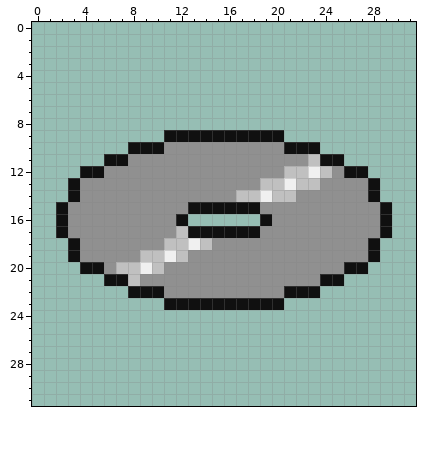
Pixel-art sprite, stored at Monja/Assets/Image/Item_Image/item_004.png. This is how it looked before the edit.
The file is 32x32 pixels.
After the commit:
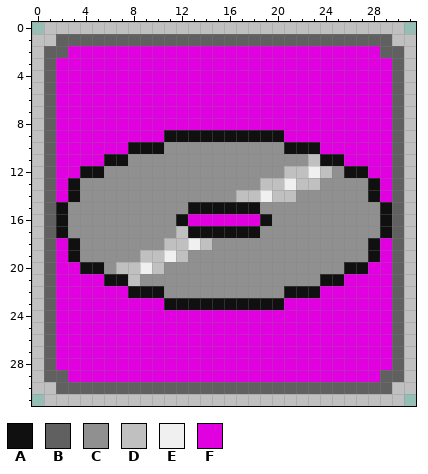
Palette (. is transparent): A #101010  B #606060  C #909090  D #c0c0c0  E #f0f0f0  F #e000e0
From old to new:
y 0: x 1..30 .............................. -> DDDDDDDDDDDDDDDDDDDDDDDDDDDDDD
y 1: x 0..31 ................................ -> DDBBBBBBBBBBBBBBBBBBBBBBBBBBBBDD
y 2: x 0..31 ................................ -> DBBFFFFFFFFFFFFFFFFFFFFFFFFFFBBD
y 3..8: x 0..31 ................................ -> DBFFFFFFFFFFFFFFFFFFFFFFFFFFFFBD
y 9: x 0..10 ........... -> DBFFFFFFFFF; x 21..31 ........... -> FFFFFFFFFBD
y 10: x 0..7 ........ -> DBFFFFFF; x 24..31 ........ -> FFFFFFBD
y 11: x 0..5 ...... -> DBFFFF; x 26..31 ...... -> FFFFBD
y 12: x 0..3 .... -> DBFF; x 28..31 .... -> FFBD
y 13..14: x 0..2 ... -> DBF; x 29..31 ... -> FBD
y 15: x 0..1 .. -> DB; x 30..31 .. -> BD
y 16: x 0..1 .. -> DB; x 13..18 ...... -> FFFFFF; x 30..31 .. -> BD
y 17: x 0..1 .. -> DB; x 30..31 .. -> BD
y 18..19: x 0..2 ... -> DBF; x 29..31 ... -> FBD
y 20: x 0..3 .... -> DBFF; x 28..31 .... -> FFBD
y 21: x 0..5 ...... -> DBFFFF; x 26..31 ...... -> FFFFBD
y 22: x 0..7 ........ -> DBFFFFFF; x 24..31 ........ -> FFFFFFBD
y 23: x 0..10 ........... -> DBFFFFFFFFF; x 21..31 ........... -> FFFFFFFFFBD
y 24..28: x 0..31 ................................ -> DBFFFFFFFFFFFFFFFFFFFFFFFFFFFFBD
y 29: x 0..31 ................................ -> DBBFFFFFFFFFFFFFFFFFFFFFFFFFFBBD
y 30: x 0..31 ................................ -> DDBBBBBBBBBBBBBBBBBBBBBBBBBBBBDD
y 31: x 1..30 .............................. -> DDDDDDDDDDDDDDDDDDDDDDDDDDDDDD
